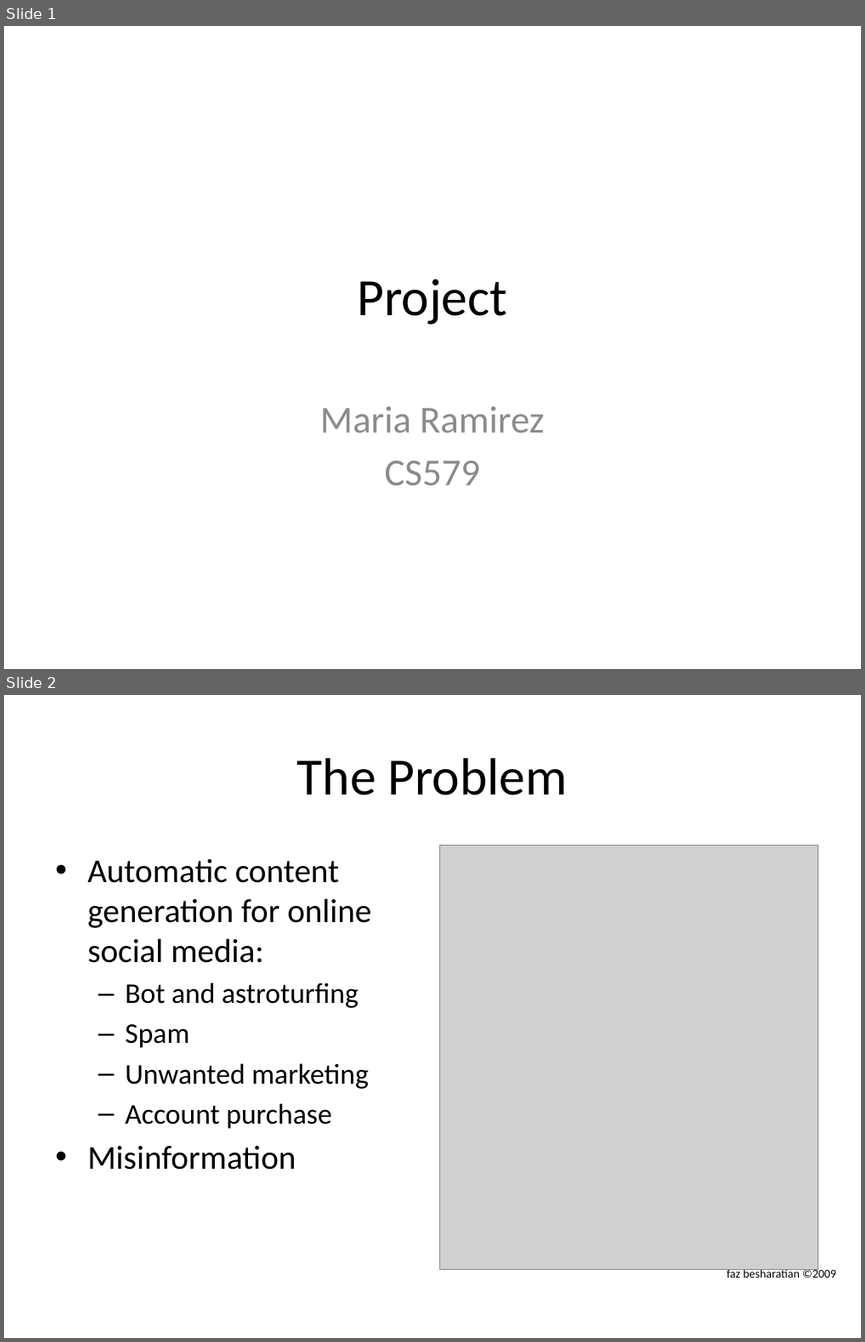
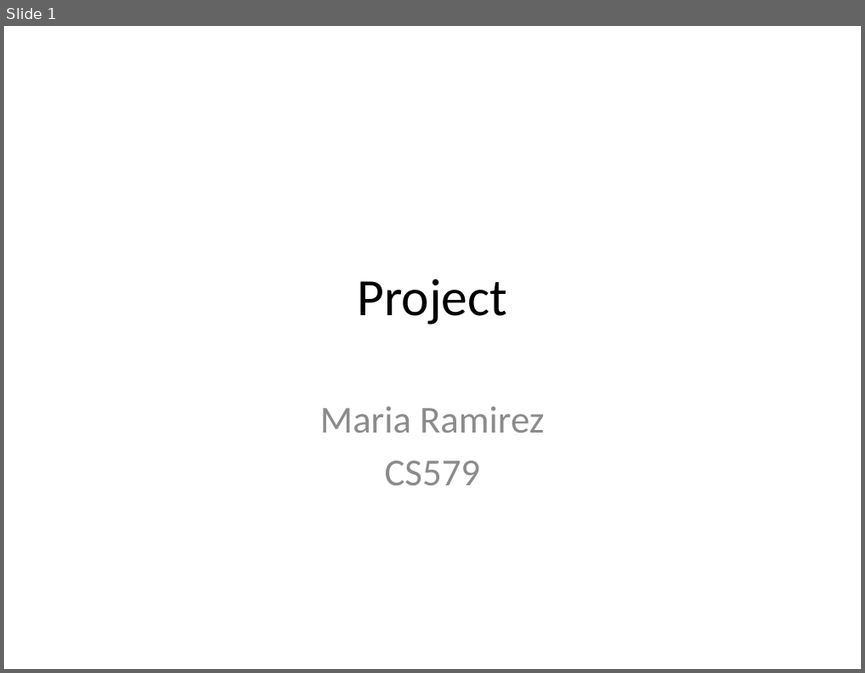
Before and after one commit to mramire8/osna, a slide deck: presentations/project.pptx. Shown one above the other, each under a label of ours: slides 1 and 2 before the commit, slide 1 after it. The pictures are 865x1342 and 865x673 pixels, drawn with LibreOffice and Linux fonts; fonts in the diff are those of the drawing; grey boxes stand for pictures. Boxes give left, top, right and bottom in pixels: in the first picture for what was removed or moved away, otherwise in the second. Text is boxed around its words. In the diff, an @@ line names an element or a change of style, - is before the commit and + after.

```diff
--- a/presentations/project.pptx
+++ b/presentations/project.pptx
@@ slide 2 removed at (4,695,861,1338), background #FFFFFF @@
@@ title removed at (297,758,568,795) @@
-The Problem
@@ picture removed at (439,845,818,1269) @@
@@ text removed at (87,859,371,1169) @@
-• Automatic content generation for online social media:
-  – Bot and astroturfing
-  – Spam
-  – Unwanted marketing
-  – Account purchase
-• Misinformation
@@ text removed at (726,1267,836,1277) @@
-faz besharatian ©2009
```
Also in this commit, not shown: 6 slides changed, 6 slides added, 1 other slide removed.
